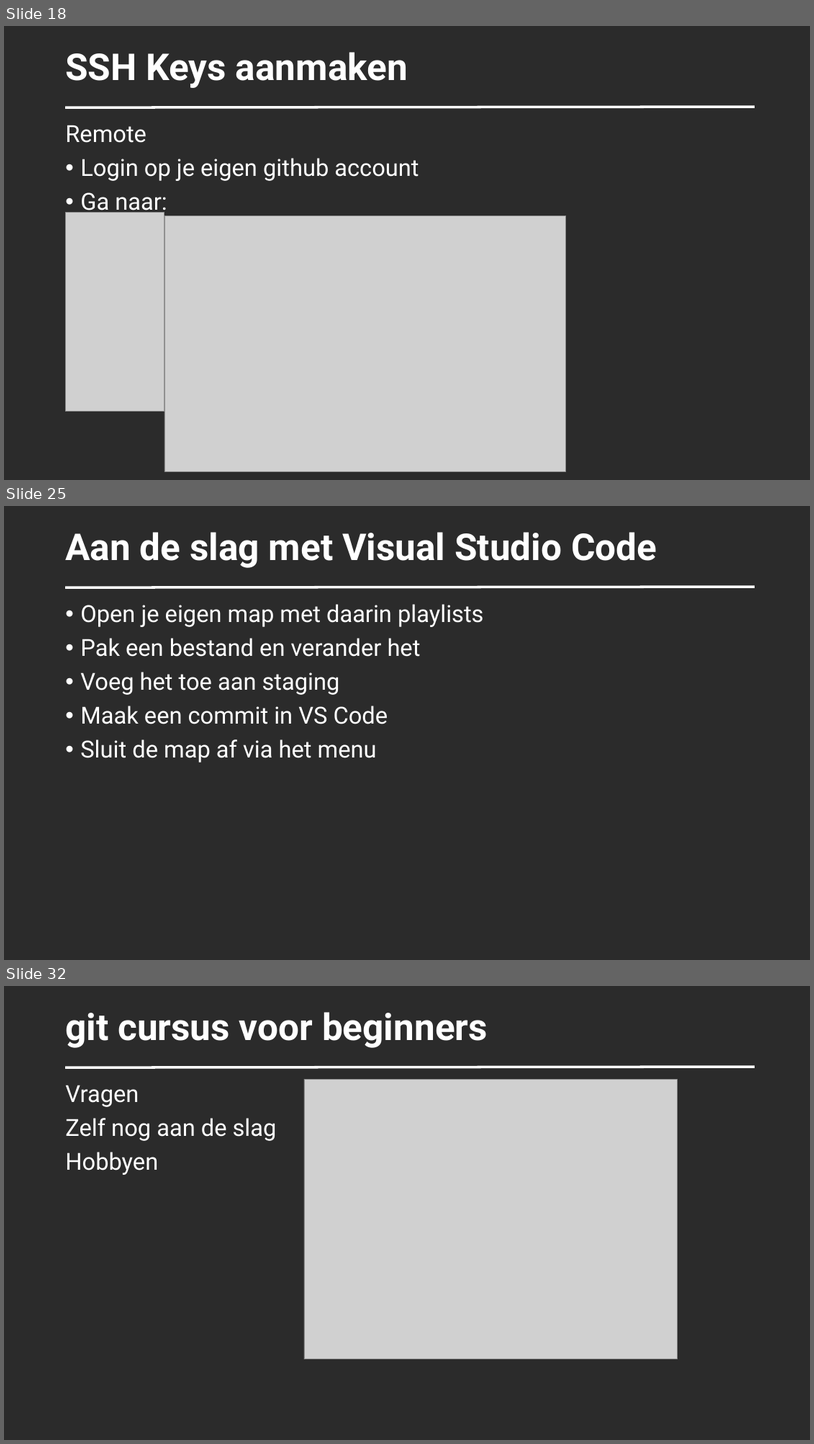
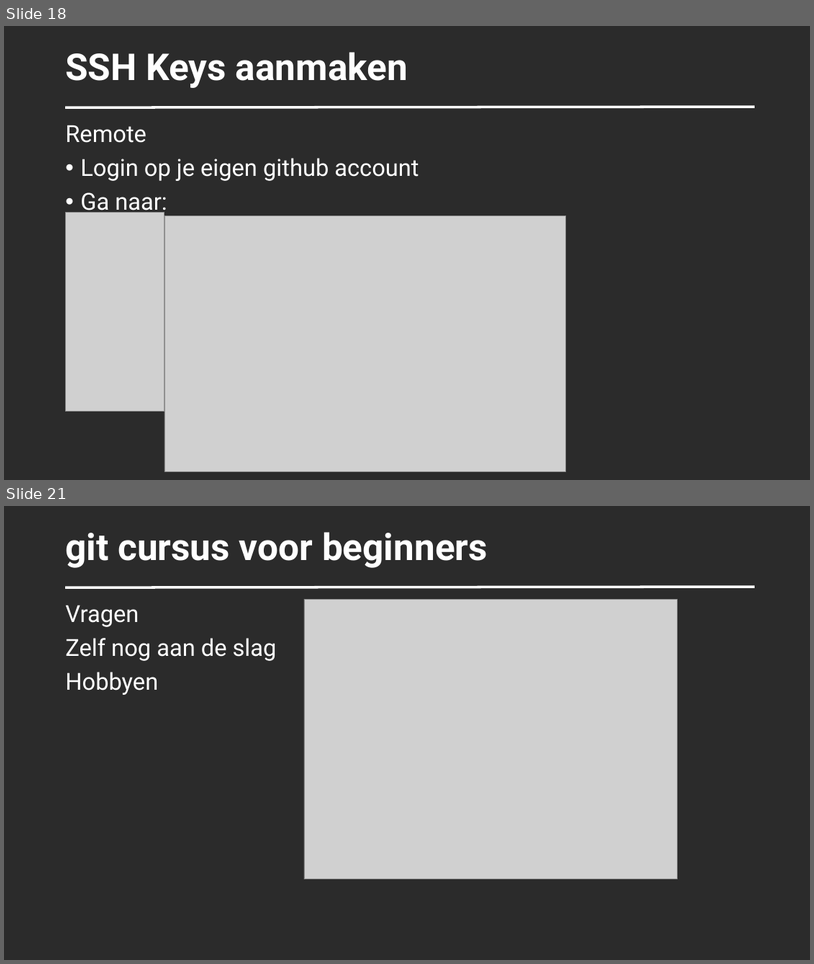
Before and after one commit to SUPERPNL/GIT-Cursus-SxBlue-2026, a slide deck: docs/20261101_gitcursus_SxBlue.pptx. Shown one above the other, each under a label of ours: slides 18, 25 and 32 before the commit, slides 18 and 21 after it; the slides between them are not shown. The pictures are 814x1444 and 814x964 pixels, drawn with LibreOffice and Linux fonts; fonts in the diff are those of the drawing; grey boxes stand for pictures; background and template pictures are left out; a plain dark background stands for a picture behind light text. Boxes give left, top, right and bottom in pixels: in the first picture for what was removed or moved away, otherwise in the second. Text is boxed around its words. In the diff, an @@ line names an element or a change of style, - is before the commit and + after.

```diff
--- a/docs/20261101_gitcursus_SxBlue.pptx
+++ b/docs/20261101_gitcursus_SxBlue.pptx
@@ slide 25 removed at bbox=[4, 506, 810, 960], background picture (left out) @@
@@ title removed at bbox=[65, 532, 657, 568] @@
-Aan de slag met Visual Studio Code
@@ line removed from (65, 587) to (756, 587) @@
@@ text removed at bbox=[80, 604, 484, 762] @@
-• Open je eigen map met daarin playlists
-• Pak een bestand en verander het
-• Voeg het toe aan staging
-• Maak een commit in VS Code
-• Sluit de map af via het menu
@@ what was slide 32 is now slide 21 @@
```
Also in this commit, not shown: 7 slides changed, 10 other slides removed, 1 other file.
